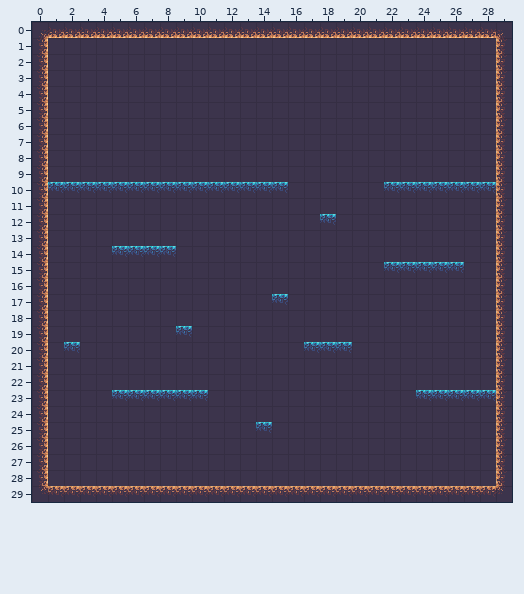
An edit to a level. Tiled map, src/assets/tilemaps/boss_testing.tmx. That is the earlier state.
Cells are 16x16 px. Shown: x 0..29, y 0..29.
And afterwards:
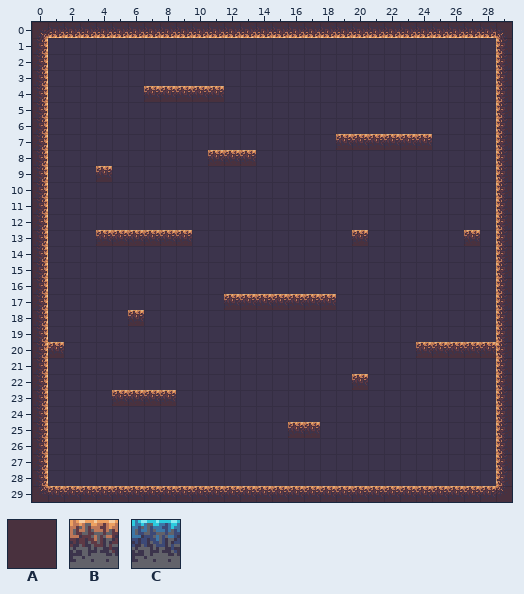
Key: from "boss_tiles": A 0, B 65, C 113.
_ is an empty cell.
Tiles replaced or removed in this view: C.
Tiles of an added or newly shown layer are drawn over the layers below it.
Message: Easy map changes and stolen background from max
Diff:
Changed rows in their new state; . is an unchanged cell.
Layer "background platforms" (added):
first column x 4:
 4 ...AAAAA.............
 7 ...............AAAAAA
 8 .......AAA...........
 9 A....................
first column x 4:
13 AAAAAA..........A......A
first column x 1:
17 ...........AAAAAAA..........
18 .....A......................
20 A......................AAAAA
22 ...................A........
23 ....AAAA....................
25 ...............AA...........
Layer "ground":
first column x 1:
 4 ......BBBBB.................
 7 ..................BBBBBB....
 8 ..........BBB...............
 9 ...B........................
10 _______________......_______
12 ................._..........
13 ...BBBBBB..........B......B.
14 ....____....................
15 ....................._____..
17 ...........BBBBBBB..........
18 .....B......................
19 ........_...................
20 B_..............___....BBBBB
22 ...................B........
23 ....BBBB__............._____
25 ............._.BB...........
